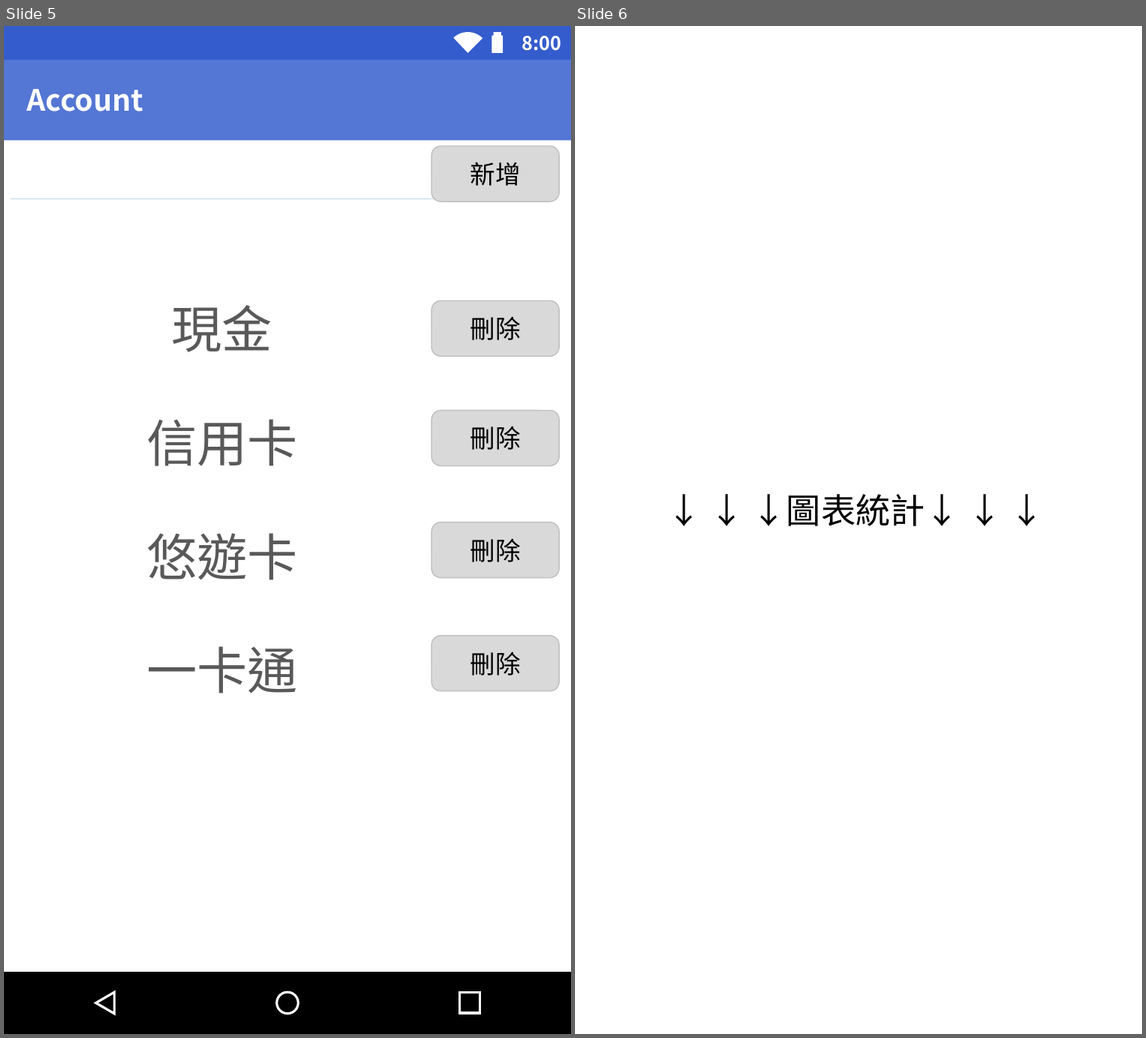
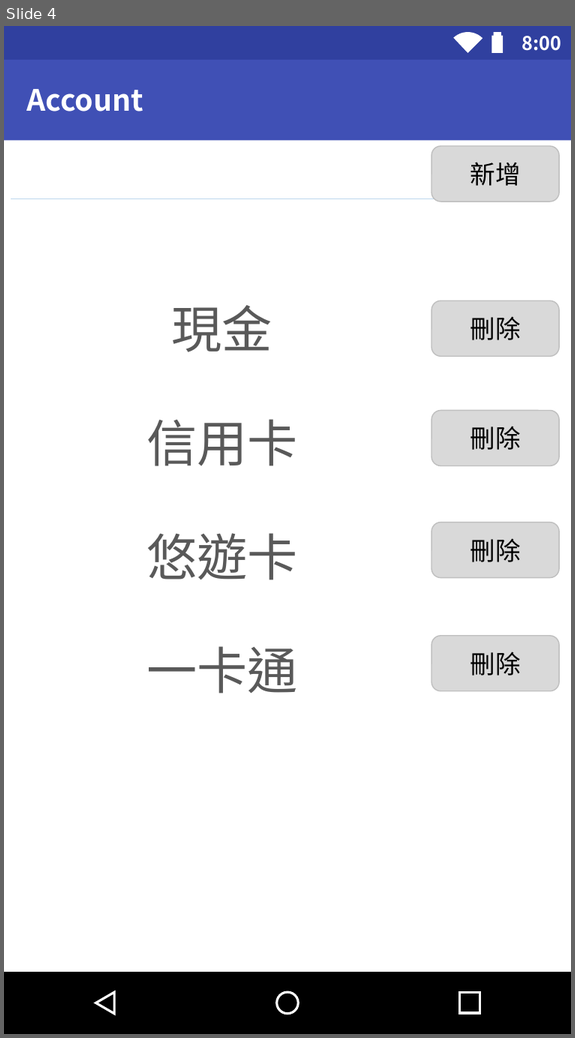
Before and after one commit to OctupusTea/OOAD, a slide deck: Final/影片動畫-孟瑾.pptx. Shown side by side, each under a label of ours: slides 5 and 6 before the commit, slide 4 after it. The pictures are 1146x1038 and 575x1038 pixels, drawn with LibreOffice and Linux fonts; fonts in the diff are those of the drawing. Boxes give left, top, right and bottom in pixels: in the first picture for what was removed or moved away, otherwise in the second. Text is boxed around its words. In the diff, an @@ line names an element or a change of style, - is before the commit and + after.

```diff
--- a/Final/影片動畫-孟瑾.pptx
+++ b/Final/影片動畫-孟瑾.pptx
@@ slide 6 removed at (575,26,1142,1034), background #FFFFFF @@
@@ title removed at (752,494,960,526) @@
-↓ ↓ ↓圖表統計↓ ↓ ↓
@@ what was slide 5 is now slide 4 @@
@@ slide 4 changed as well @@
@@ rectangle at (4,26,571,59): fill #345CCC to #30409F @@
@@ rectangle at (4,59,571,140): fill #5476D4 to #4050B5 @@
```
Also in this commit, not shown: 8 other slides changed, 5 slides added, 1 other slide removed, 1 other file.
